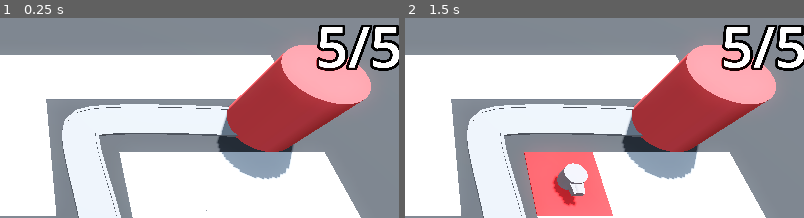
Above: before the commit, frames 1-2 (left to right).
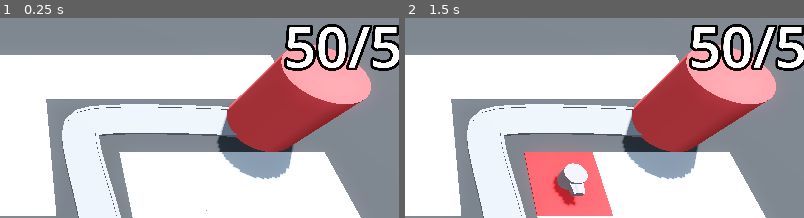
Above: after the commit, the same moments.

Repository: cosmo-the-deer/Barbarian-Blaster
Game: Godot game, scene res://BaseLevel.tscn
Same seed, same stepped clock (60 frames per second), same inputs: the game is played once before the commit and once after it.
Inputs (mouse positions are % of the whole screen's width and height, from its top left):
- Up to frame 1 (0.25 s): no input
- Up to frame 2 (1.5 s): tap Enter at 0.5 s; move the mouse to (72, 38) at 0.52 s; press the mouse at (72, 38) at 0.53 s; tap Space at 1.25 s; move the mouse to (30, 50) at 1.27 s; release the mouse at (30, 50) at 1.28 s; click (30, 50) at 1.35 s
The pictures show only the part of the screen within x 50-100%, y 0-50%; the shares and areas given below are measured in that part.

The runs differ from the first frame. In frame 1, 2.3% of the frame differs, in the area x 71-100%, y 3-27%; in frame 2, 2.3%.

Commit message:
scaling enemy health

Diff:
--- a/BaseLevel.tscn
+++ b/BaseLevel.tscn
@@ -68,6 +68,7 @@
 
 [node name="Base" parent="." instance=ExtResource("3_o2j4u")]
 transform = Transform3D(1, 0, 0, 0, 1, 0, 0, 0, 1, 21, 0, -2)
+max_health = 50
 
 [node name="EnemyPath" type="Path3D" parent="." node_paths=PackedStringArray("difficulty_manager")]
 curve = SubResource("Curve3D_lvb7b")
@@ -149,3 +150,4 @@
 [node name="DifficultyManager" parent="." instance=ExtResource("9_xkmwr")]
 
 [connection signal="timeout" from="Timer" to="EnemyPath" method="spawn_enemy"]
+[connection signal="stop_spawning_enemys" from="DifficultyManager" to="EnemyPath" method="_on_difficulty_manager_stop_spawning_enemys"]
--- a/DifficultyManager/difficulty_manager.gd
+++ b/DifficultyManager/difficulty_manager.gd
@@ -1,20 +1,25 @@
 extends Node
+
+signal stop_spawning_enemys
 
 @export var game_length := 30.0
 @export var spawn_time_curve: Curve
+@export var enemy_health_curve: Curve
 @onready var timer: Timer = $Timer
 
 # Called when the node enters the scene tree for the first time.
 func _ready() -> void:
 	timer.start(game_length)
 
-
-# Called every frame. 'delta' is the elapsed time since the previous frame.
-func _process(delta: float) -> void:
-	print(get_spawn_time())
-
 func game_progresss_ratio() -> float:
 	return 1.0 - (timer.time_left / game_length)
 
 func get_spawn_time() -> float:
 	return spawn_time_curve.sample(game_progresss_ratio())
+
+func get_enemy_health() -> float:
+	return enemy_health_curve.sample(game_progresss_ratio())
+
+
+func _on_timer_timeout() -> void:
+	stop_spawning_enemys.emit()
--- a/DifficultyManager/difficulty_manager.tscn
+++ b/DifficultyManager/difficulty_manager.tscn
@@ -7,9 +7,17 @@
 _data = [Vector2(0, 2), 0.0, -1.75, 0, 1, Vector2(1, 0.25), -1.75, 0.0, 1, 0]
 point_count = 2
 
+[sub_resource type="Curve" id="Curve_4w8ng"]
+_limits = [10.0, 150.0, 0.0, 1.0]
+_data = [Vector2(0, 10), 0.0, 140.0, 0, 1, Vector2(1, 150), 140.0, 0.0, 1, 0]
+point_count = 2
+
 [node name="DifficultyManager" type="Node"]
 script = ExtResource("1_ab1g6")
 spawn_time_curve = SubResource("Curve_ab1g6")
+enemy_health_curve = SubResource("Curve_4w8ng")
 
 [node name="Timer" type="Timer" parent="."]
 one_shot = true
+
+[connection signal="timeout" from="Timer" to="." method="_on_timer_timeout"]
--- a/Enemy/enemy.gd
+++ b/Enemy/enemy.gd
@@ -27,3 +27,4 @@
 	if progress_ratio == 1.0:
 		base.take_damage()
 		set_process(false)
+		queue_free()
--- a/base/base.gd
+++ b/base/base.gd
@@ -5,7 +5,6 @@
 @export var current_health: int:
 	set(health_in):
 		current_health = health_in
-		print("Health was changed")
 		label_3d.text = str(current_health) + "/" + str(max_health)
 		var red: Color = Color.RED
 		var white: Color = Color.WHITE
@@ -20,5 +19,4 @@
 	current_health = max_health
 
 func take_damage() -> void:
-	print("base took damage")
 	current_health -= 1
--- a/enemy_path.gd
+++ b/enemy_path.gd
@@ -6,5 +6,10 @@
 
 func spawn_enemy() -> void:
 	var new_enemy = enemy_scene.instantiate()
+	new_enemy.max_health = difficulty_manager.get_enemy_health()
 	add_child(new_enemy)
 	timer.wait_time = difficulty_manager.get_spawn_time()
+
+
+func _on_difficulty_manager_stop_spawning_enemys() -> void:
+	timer.stop()
Not shown: 1 places in DifficultyManager/difficulty_manager.tscn that only renumber resources
